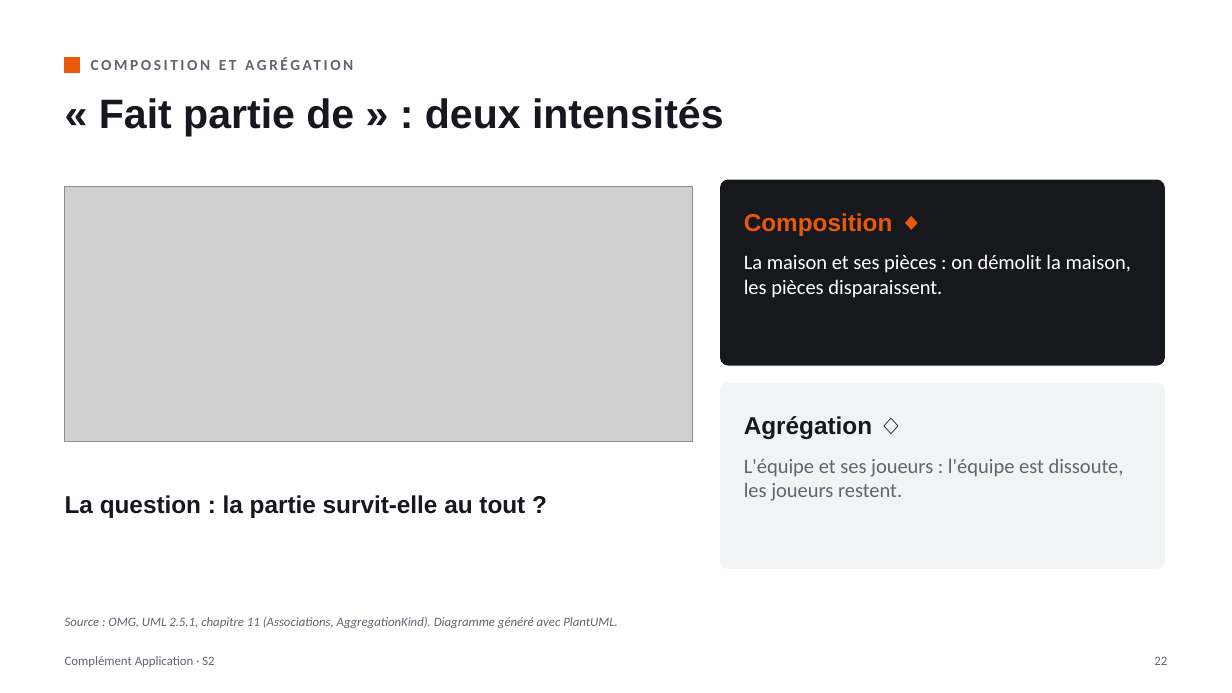
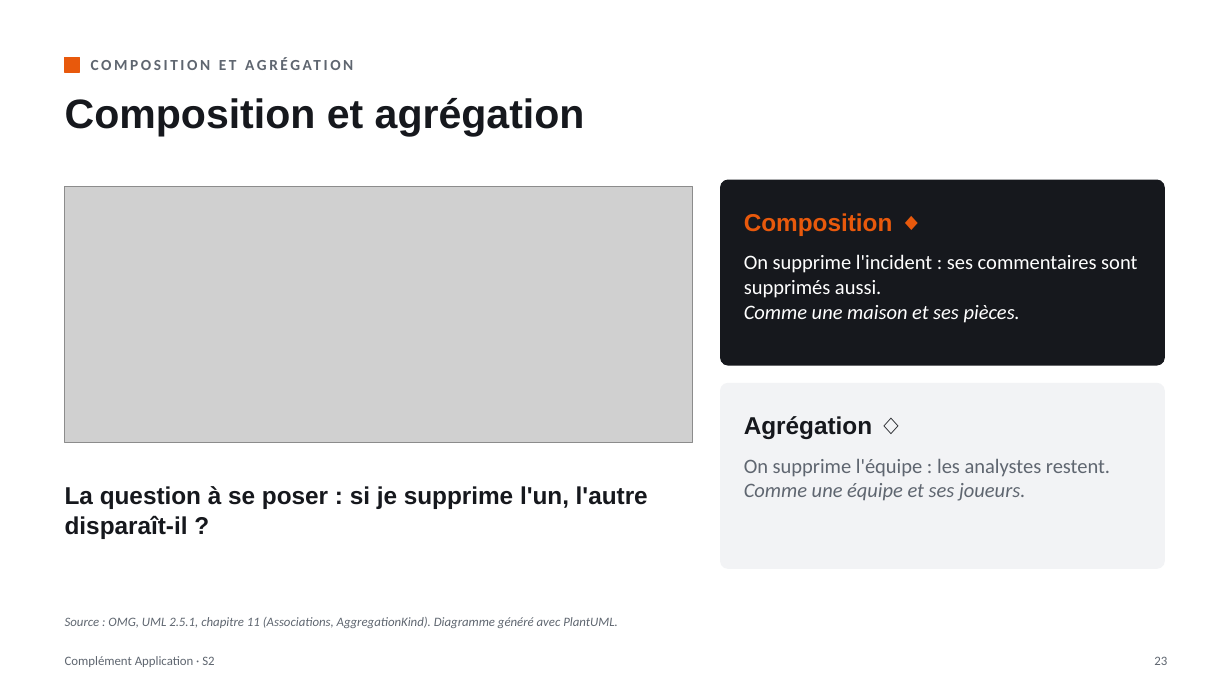
Before and after one commit to lle-condorcet/condorcet-2027, a slide deck: slide 23 of slides/20260930_LLE_CA_S02.pptx (slide 22 before the commit). Drawn at 1232x693 pixels with LibreOffice and Linux fonts; fonts in the diff are those of the drawing; grey boxes stand for pictures. Boxes give left, top, right and bottom in pixels: in the first picture for what was removed or moved away, otherwise in the second. Text is boxed around its words. In the diff, an @@ line names an element or a change of style, - is before the commit and + after.

```diff
--- a/slides/20260930_LLE_CA_S02.pptx
+++ b/slides/20260930_LLE_CA_S02.pptx
@@ text at [65, 98, 585, 137]: text changed @@
-« Fait partie de » : deux intensités
+Composition et agrégation
@@ text at [744, 254, 1137, 323]: text changed @@
-La maison et ses pièces : on démolit la maison, les pièces disparaissent.
+On supprime l'incident : ses commentaires sont supprimés aussi.
+Comme une maison et ses pièces.
@@ text at [744, 459, 1110, 501]: text changed @@
-L'équipe et ses joueurs : l'équipe est dissoute, les joueurs restent.
+On supprime l'équipe : les analystes restent.
+Comme une équipe et ses joueurs.
@@ text at [65, 486, 648, 539]: text changed @@
-La question : la partie survit-elle au tout ?
+La question à se poser : si je supprime l'un, l'autre disparaît-il ?
@@ text "La question à se poser ..." at [65, 486, 648, 539]: vertical alignment middle to top @@
```
Also in this commit, not shown: 33 other slides changed, 2 slides added, 5 slides removed, 3 other files.
